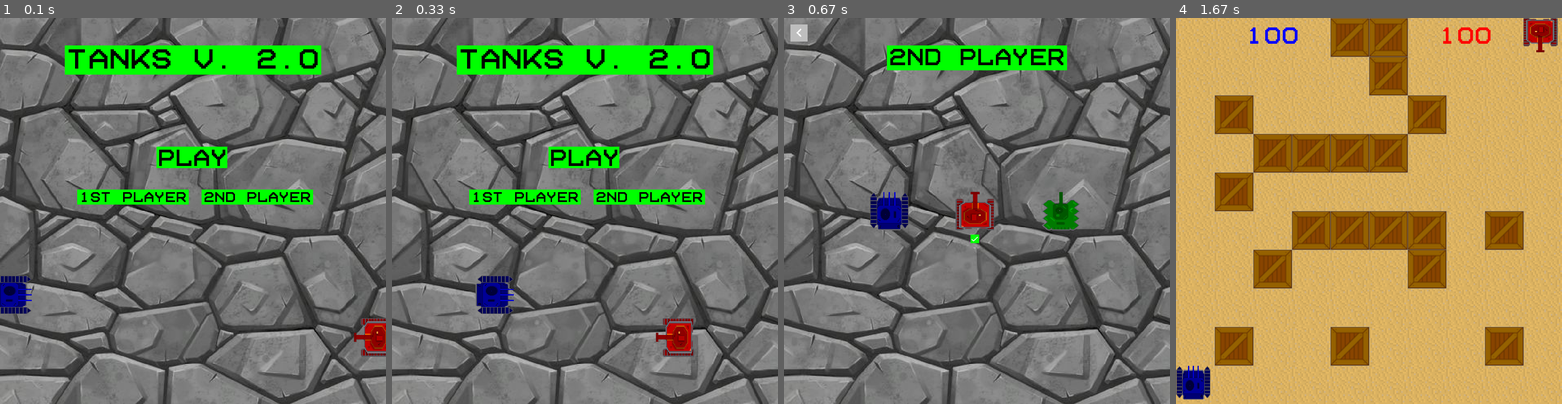
Above: before the commit, frames 1-4 (left to right).
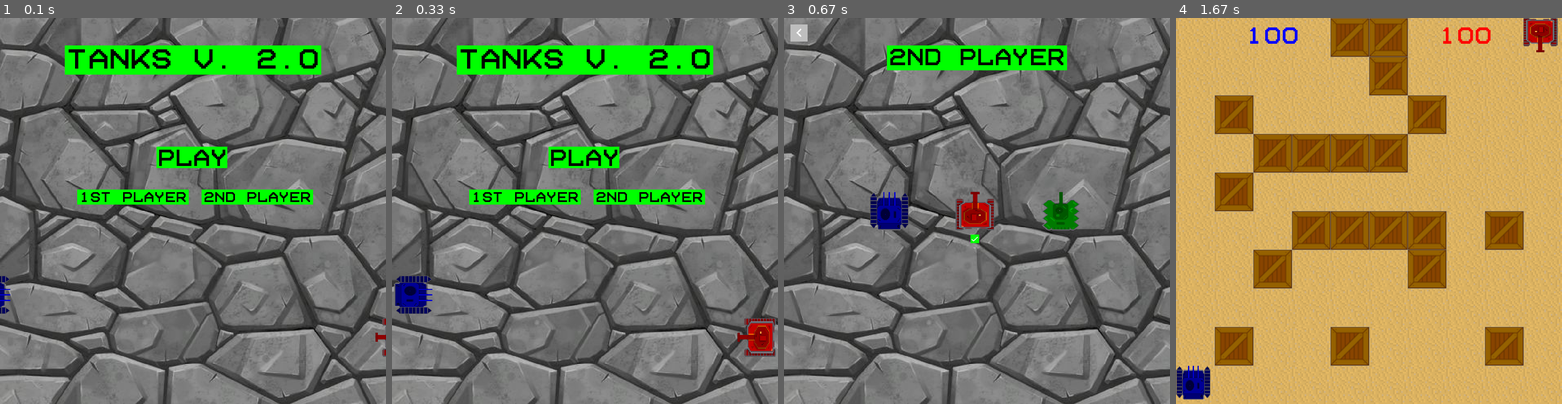
Above: after the commit, the same moments.

Repository: Artem468/pygame_project
Game: pygame game, started from main.py
The game is run twice, just before and just after one commit, with the same random seed, the same clock (stepped at 60 frames per second) and the same inputs.
Inputs (mouse positions are in pixels of both pictures, inside the frame that each line leads up to):
- Up to frame 1 (0.1 s): no input
- Up to frame 2 (0.33 s): no input
- Up to frame 3 (0.67 s): click "2nd player" at 0.38 s
- Up to frame 4 (1.67 s): click (1191, 33) at 0.72 s; click "Play" at 1.05 s; click (1303, 211) at 1.38 s

The runs differ from the first frame. In frame 1, 1.2% of the frame differs, in the area x 0-100%, y 66-88%; in frame 2, 3.1%; in frame 3, nothing differs; in frame 4, nothing differs.

Commit message:
Add files via upload

Diff:
--- a/main.py
+++ b/main.py
@@ -209,7 +209,7 @@
         super().__init__(*group)
         self.rect = self.image.get_rect()
         self.rect.x, self.rect.y = -90, 600
-        self.speed = 15
+        self.speed = 5
 
     def update(self, *args):
         self.rect.x += self.speed
@@ -226,7 +226,7 @@
         super().__init__(*group)
         self.rect = self.image.get_rect()
         self.rect.x, self.rect.y = 900, 700
-        self.speed = 15
+        self.speed = 5
 
     def update(self, *args):
         self.rect.x -= self.speed
